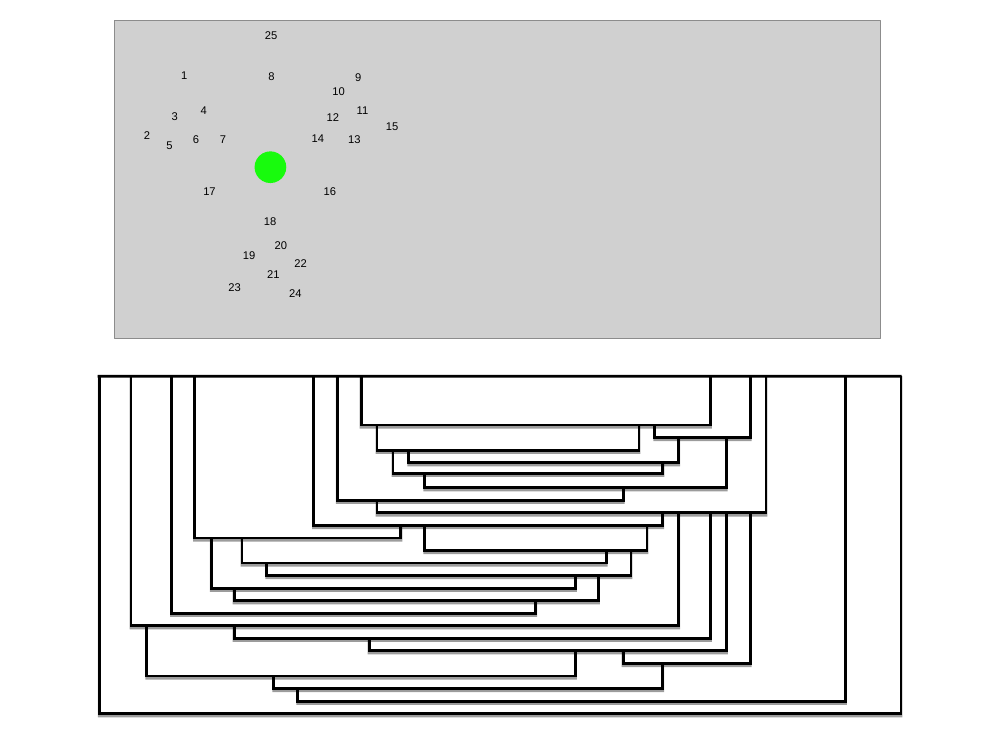
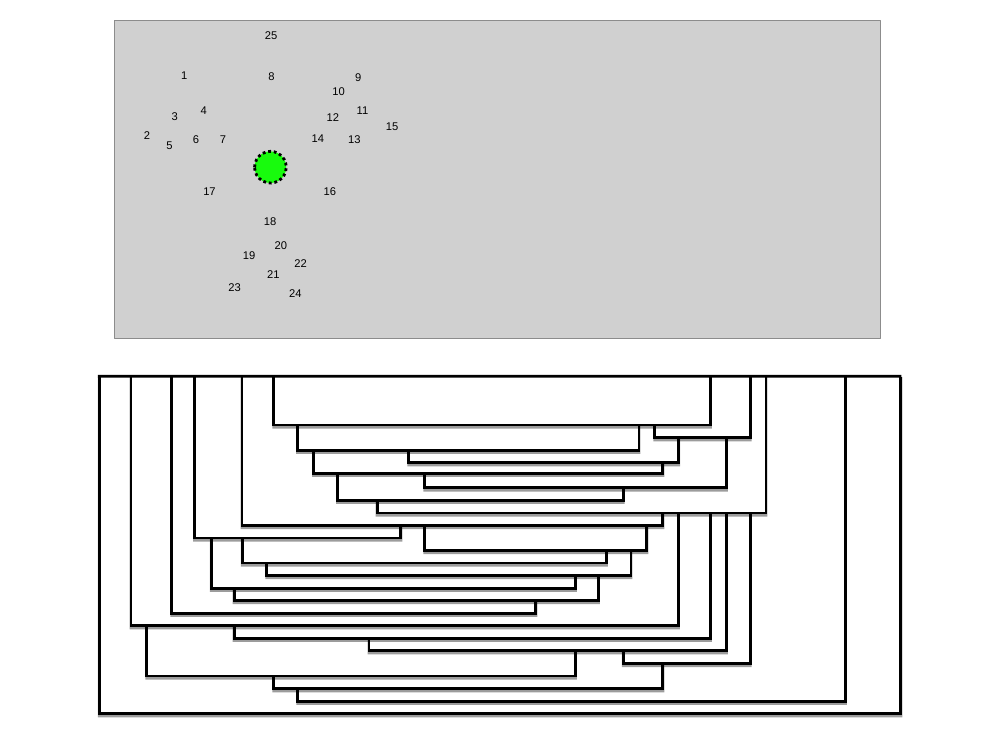
Before and after one commit to stefanutti/maps-coloring-java, a slide deck: slide 2 of ct/ct-docs/ppt/famous-maps.ppt. Drawn at 1008x756 pixels with LibreOffice and Linux fonts; fonts in the diff are those of the drawing; grey boxes stand for pictures. Boxes give left, top, right and bottom in pixels: in the first picture for what was removed or moved away, otherwise in the second. Text is boxed around its words. In the diff, an @@ line names an element or a change of style, - is before the commit and + after.

```diff
--- a/ct/ct-docs/ppt/famous-maps.ppt
+++ b/ct/ct-docs/ppt/famous-maps.ppt
@@ freeform shape: place and size @@
-freeform shape at [313,87,663,525]
+freeform shape at [241,87,663,526]
@@ freeform shape: place and size @@
-freeform shape at [360,102,710,425]
+freeform shape at [274,102,710,425]
@@ freeform shape: place and size @@
-freeform shape at [376,118,639,450]
+freeform shape at [297,119,639,451]
@@ freeform shape at [242,124,606,562]: outline redrawn @@
@@ ellipse at [255,151,286,182]: outline none to #000000 2.01 pt dashed @@
@@ freeform shape: place and size @@
-freeform shape at [393,150,663,473]
+freeform shape at [313,150,663,474]
@@ freeform shape at [131,187,678,626]: outline redrawn @@
```
Also in this commit, not shown: 19 other files.
